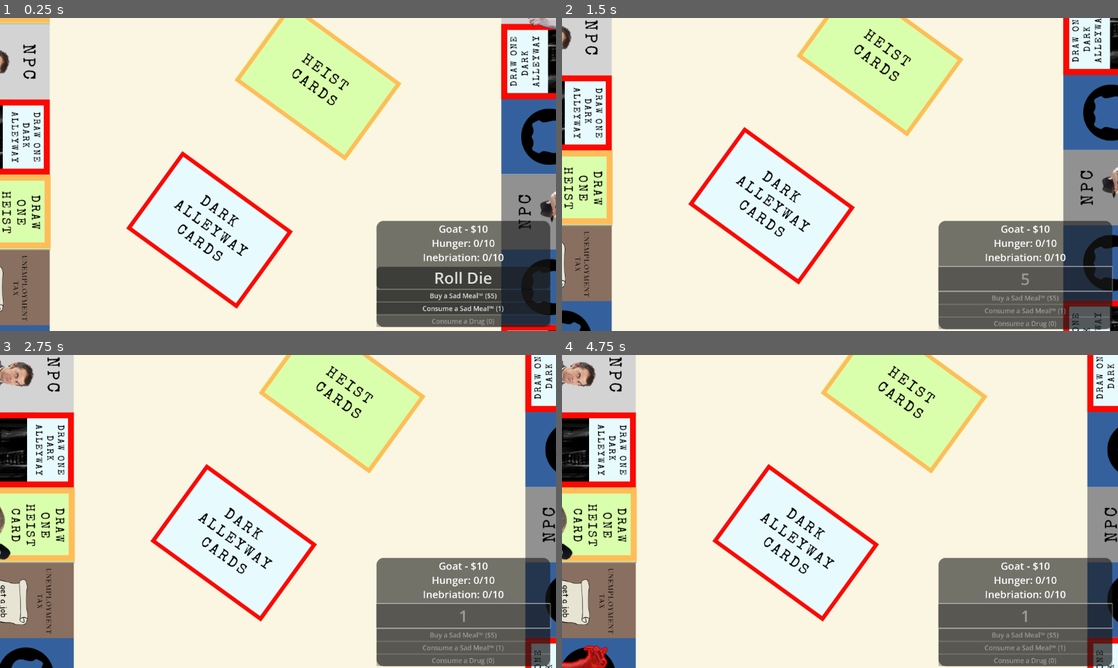
Above: before the commit, frames 1-4 (two rows, left to right).
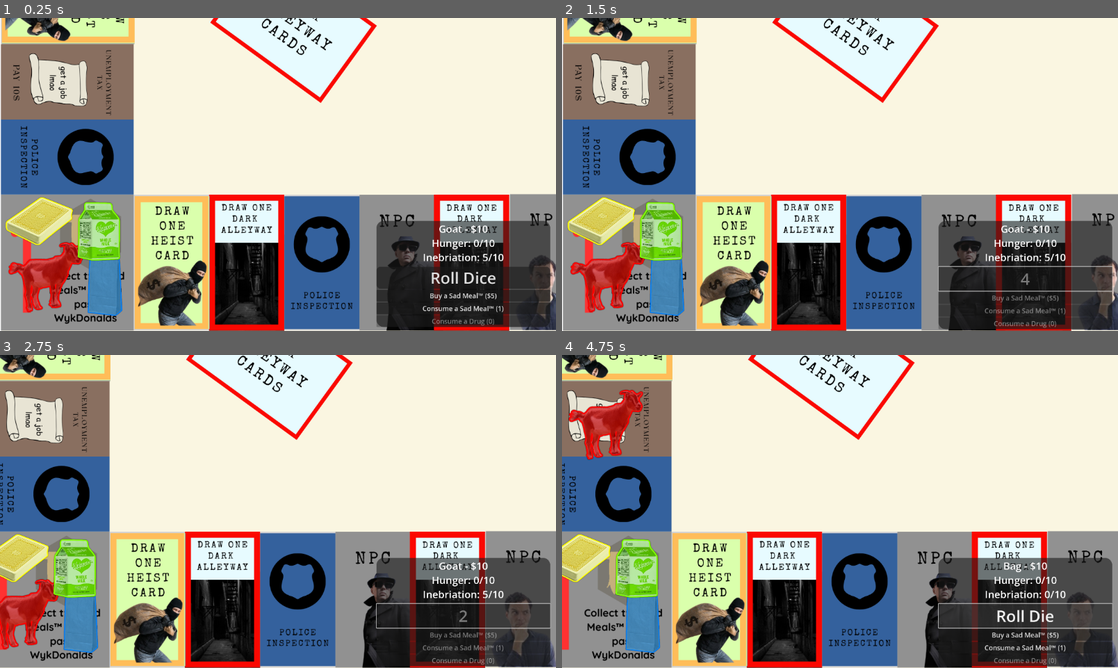
Above: after the commit, the same moments.

Repository: Dead-Vortex/unemployment-simulator
Game: Godot game, scene res://board.tscn
Same seed, same stepped clock (60 frames per second), same inputs: the game is played once before the commit and once after it.
Inputs:
- Up to frame 1 (0.25 s): no input
- Up to frame 2 (1.5 s): click "Roll Die" (after the commit: "Roll Dice") at 0.5 s; tap Enter at 1.25 s; tap Down (camera_down) at 1.35 s
- Up to frame 3 (2.75 s): tap Left (camera_left) at 1.55, 2.1 s; tap Right (camera_right) at 2.3 s
- Up to frame 4 (4.75 s): tap Space at 2.75, 4.25 s; tap Right (camera_right) at 2.85 s; tap Up (camera_up) at 3.05, 3.6 s; tap Enter at 3.5 s; tap Down (camera_down) at 3.8, 4.35 s; tap Left (camera_left) at 4.55 s

The runs differ from the first frame. In frame 1, 67% of the frame differs, in the area x 0-100%, y 0-100%; in frame 2, 69%; in frame 3, 66%; in frame 4, 66%.

Commit message:
space detection (among other things)
- space detection (currently just prints to console)
- fixed bug where looping back to start would crash the game
- game turns now loop (12341234...)
- added camera bounds + slight smoothing
- shortened turn code (ui updates at start of turn now use update_ui())
- when you are inebriated the die roll button is now correctly plural
- added snarky comments everywhere for "organization" (because i was bored)

Diff:
--- a/board.tscn
+++ b/board.tscn
@@ -28,6 +28,7 @@
 texture = ExtResource("1_p0ybc")
 
 [node name="Camera2D" type="Camera2D" parent="."]
+position = Vector2(-232, 568)
 ignore_rotation = false
 zoom = Vector2(0.75, 0.75)
 limit_left = -1000
@@ -35,6 +36,8 @@
 limit_right = 1000
 limit_bottom = 1000
 limit_smoothed = true
+position_smoothing_enabled = true
+position_smoothing_speed = 30.0
 
 [node name="BoardSpaces" type="Node" parent="."]
 
--- a/scripts/game.gd
+++ b/scripts/game.gd
@@ -6,7 +6,7 @@
 @onready var player1 = $Goat
 @onready var player2 = $Bag
 @onready var player3 = $Cards
-@onready var player4 = $Milk
+@onready var player4 = $Milk # these might be useless? if they are i will remove them (this is a reminder)
 var player_piece_names : Dictionary = {1: "Goat", 2: "Bag", 3: "Cards", 4: "Milk"}
 var current_player : int = 1
 
@@ -15,13 +15,15 @@
 @onready var die_button = $CanvasLayer/PanelContainer/VBoxContainer/Dice
 @onready var purchase_sad_meal_button = $CanvasLayer/PanelContainer/VBoxContainer/BuySadMeal
 @onready var eat_sad_meal_button = $CanvasLayer/PanelContainer/VBoxContainer/SadMeal
-@onready var rhymes_with_grug_button = $CanvasLayer/PanelContainer/VBoxContainer/Drug
+@onready var rhymes_with_grug_button = $CanvasLayer/PanelContainer/VBoxContainer/Drug # I have an idea!
+
+# Turn logic
 var before_turn : bool = true
 signal die_rolled
 var die_roll : int = 2
 
-var player_stats : Array = [
-	{"money": 10, "hunger": 0, "inebriation": 0, "sadmeals": 1, "drugs": 0, "space": 0},
+var player_stats : Array = [ # Self explanitory.
+	{"money": 10, "hunger": 0, "inebriation": 5, "sadmeals": 1, "drugs": 0, "space": 0},
 	{"money": 10, "hunger": 0, "inebriation": 0, "sadmeals": 1, "drugs": 0, "space": 0},
 	{"money": 10, "hunger": 0, "inebriation": 0, "sadmeals": 1, "drugs": 0, "space": 0},
 	{"money": 10, "hunger": 0, "inebriation": 0, "sadmeals": 1, "drugs": 0, "space": 0}
@@ -39,30 +41,32 @@
 # Bar - 21
 
 func _ready() -> void:
-	game_turn(1)
+	while true:
+		await(game_turn(1))
+		await(game_turn(2))
+		await(game_turn(3))
+		await(game_turn(4))
 
 func _process(delta: float) -> void:
-	camera.offset += Input.get_vector("camera_left", "camera_right", "camera_up", "camera_down") * 1000 * delta
+	# Camera controls
+	camera.global_position.x += Input.get_axis("camera_left", "camera_right") * 1000 * delta
+	camera.global_position.y += Input.get_axis("camera_up", "camera_down") * 1000 * delta
+	# I feel like there's a better way to do this but i dont know how so have unoptimized camera bounds
+	if camera.global_position.x < -232:
+		camera.global_position.x = -232
+	elif camera.global_position.x > 232:
+		camera.global_position.x = 232
+	if camera.global_position.y > 568:
+		camera.global_position.y = 568
+	elif camera.global_position.y < -568:
+		camera.global_position.y = -568
 
 func game_turn(player):
 	current_player = player
-	status_label.text = player_piece_names[player] + " - $" + str(player_stats[player - 1]["money"]) + "\nHunger: " + str(player_stats[player - 1]["hunger"]) + "/10\nInebriation: " + str(player_stats[player - 1]["inebriation"]) + "/10"
-	die_button.text = "Roll Die"
+	# Initialize UI
 	die_button.disabled = false
-	if player_stats[player - 1]["money"] < 5:
-		purchase_sad_meal_button.disabled = true
-	else:
-		purchase_sad_meal_button.disabled = false
-	eat_sad_meal_button.text = "Consume a Sad Meal™️ (" + str(player_stats[player - 1]["sadmeals"]) + ")"
-	if player_stats[player - 1]["sadmeals"] <= 0:
-		eat_sad_meal_button.disabled = true
-	else:
-		eat_sad_meal_button.disabled = false
-	rhymes_with_grug_button.text = "Consume a Drug (" + str(player_stats[player - 1]["drugs"]) + ")"
-	if player_stats[player - 1]["drugs"] <= 0:
-		rhymes_with_grug_button.disabled = true
-	else:
-		rhymes_with_grug_button.disabled = false
+	update_ui()
+	# Die Roll
 	await(die_rolled)
 	die_button.disabled = true
 	purchase_sad_meal_button.disabled = true
@@ -76,10 +80,30 @@
 		die_button.text = str(die_roll)
 		await get_tree().create_timer(0.2).timeout
 	await get_tree().create_timer(0.5).timeout
-	move_player_spaces(player, die_roll)
+	await(move_player_spaces(player, die_roll))
+	# Board Space Actions
+	if police_inspection_spaces.has(player_stats[player - 1]["space"]):
+		print(player_piece_names[player] + " landed on Police Inspection")
+	elif dark_alleyway_spaces.has(player_stats[player - 1]["space"]):
+		print(player_piece_names[player] + " landed on Dark Alleyway")
+	elif heist_spaces.has(player_stats[player - 1]["space"]):
+		print(player_piece_names[player] + " landed on Heist")
+	elif npc_spaces.has(player_stats[player - 1]["space"]):
+		print(player_piece_names[player] + " landed on NPC")
+	elif player_stats[player - 1]["space"] == 2:
+		print(player_piece_names[player] + " landed on Unemployment Tax")
+	elif player_stats[player - 1]["space"] == 7:
+		print(player_piece_names[player] + " landed on Casino")
+	elif player_stats[player - 1]["space"] == 21:
+		print(player_piece_names[player] + " landed on Bar")
 
 func update_ui():
 	status_label.text = player_piece_names[current_player] + " - $" + str(player_stats[current_player - 1]["money"]) + "\nHunger: " + str(player_stats[current_player - 1]["hunger"]) + "/10\nInebriation: " + str(player_stats[current_player - 1]["inebriation"]) + "/10"
+	# haha funny small text difference
+	if player_stats[current_player - 1]["inebriation"] >= 4:
+		die_button.text = "Roll Dice"
+	else:
+		die_button.text = "Roll Die"
 	if player_stats[current_player - 1]["money"] < 5:
 		purchase_sad_meal_button.disabled = true
 	else:
@@ -98,6 +122,8 @@
 func move_player_spaces(player : int, spaces : int):
 	for i in spaces:
 		player_stats[player - 1]["space"] += 1
+		if player_stats[player - 1]["space"] > 27 and player_stats[player - 1]["space"] != 99:
+			player_stats[player - 1]["space"] = 0
 		get_node(player_piece_names[player]).global_position = get_node("BoardSpaces/Space" + str(player_stats[player - 1]["space"])).global_position
 		await get_tree().create_timer(0.5).timeout
 
@@ -113,13 +139,13 @@
 func _on_eat_sad_meal_pressed() -> void:
 	if before_turn and player_stats[current_player - 1]["sadmeals"] > 0:
 		player_stats[current_player - 1]["sadmeals"] -= 1
-		if player_stats[current_player - 1]["inebriation"] >= 4:
+		if player_stats[current_player - 1]["inebriation"] >= 4: # Inebriation Bonus
 			player_stats[current_player - 1]["hunger"] -= 5
 		else:
 			player_stats[current_player - 1]["hunger"] -= 2
 		if player_stats[current_player - 1]["hunger"] < 0:
 			player_stats[current_player - 1]["hunger"] = 0
-	update_ui()
+		update_ui()
 
 func _on_use_drug_pressed() -> void:
 	if before_turn and player_stats[current_player - 1]["drugs"] > 0:
@@ -128,10 +154,10 @@
 		if player_stats[current_player - 1]["inebriation"] > 10:
 			# eliminate player
 			pass
-	update_ui()
-
-
-
+		update_ui()
+
+
+# Old, bad code because i forgot dictionaries exist
 ## Player 1
 #var player1_money : int = 10
 #var player1_hunger : int = 0
